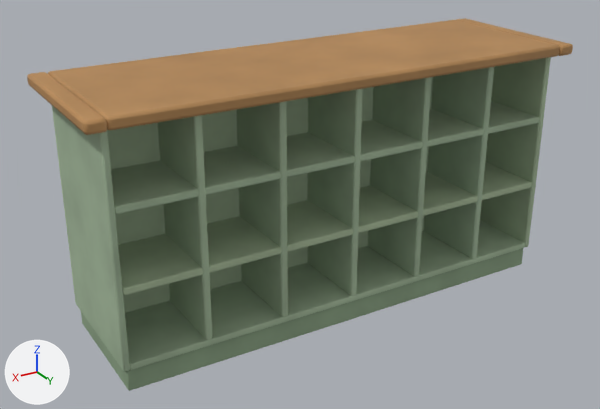
What one commit did to the Blender file assets/models/source/furniture/counter_country.blend.
Both versions are drawn from a camera (50 mm lens) standing at (1.64, 2.58, 1.72) and looking at (0.08, -0.03, 0.42). Every picture has the same lights, and +X, +Y and +Z are marked at lower left. The older version comes first.

Names of what the first picture shows: 'Innenleben', 'Korpus', 'Platte', 'Sockel', 'Würfelregal'.
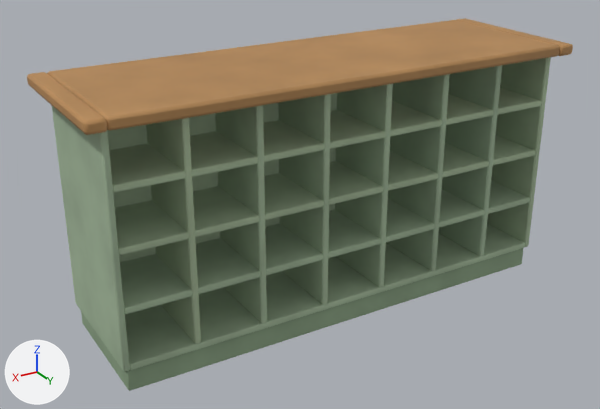
Pixel boxes (x1, y1, x2, y2) of what changed, in the pictures (600 x 409 px; the box of a moved part takes in the faces that stretch with it):
'Würfelregal', reshaped
    before: (107, 67, 539, 340)
    after: (107, 65, 541, 344)
part 1 of me_würfelregal, moved or reshaped
    before: (111, 101, 539, 214)
    after: (120, 180, 530, 314)
part 2 of me_würfelregal, added (green)
    after: (115, 135, 535, 255)
part 3 of me_würfelregal, added (green)
    after: (109, 88, 541, 193)
part 4 of me_würfelregal, moved or reshaped
    before: (118, 67, 532, 340)
    after: (146, 65, 502, 344)

What changed in the scene script:
```text
Change me_würfelregal:
    used by ob_würfelregal; location = (0.0, 0.0, 0.0)
    remove me_würfelregal.from_pydata(...)  # 192 vertices, 176 faces; spans x -0.92..0.92, y -0.1..0.25, z 0.11..0.96
    add me_würfelregal.from_pydata(...)  # 236 vertices, 216 faces; spans x -0.92..0.92, y -0.1..0.25, z 0.11..0.96
    me_würfelregal part 1: the loose piece of 28 vertices spanning x -0.92..0.92, y -0.08..0.25, z 0.67..0.69 is moved by (0.0, 0.0, -0.36)
    me_würfelregal part 2: the loose piece of 28 vertices spanning x -0.92..0.92, y -0.08..0.25, z 0.67..0.69 is copied, and the copy is moved by (0.0, 0.0, -0.14); it spans x -0.92..0.92, y -0.08..0.25, z 0.52..0.55
    me_würfelregal part 3: the loose piece of 28 vertices spanning x -0.92..0.92, y -0.08..0.25, z 0.67..0.69 is copied, and the copy is moved by (0.0, 0.0, 0.07); it spans x -0.92..0.92, y -0.08..0.25, z 0.74..0.77
    me_würfelregal part 4
    20 vertices are removed from x -0.92..0.61, y -0.08..0.25, z 0.38..0.4
    30 faces are deleted
    10 vertices in x -0.32..-0.3, y -0.08..0.25, z 0.11..0.96 move by (-0.09, 0.0, 0.0)
    10 vertices in x 0.6..0.63, y -0.08..0.25, z 0.11..0.96 move by (-0.22, 0.0, 0.0)
    8 vertices in x -0.01, y -0.08..0.25, z 0.11..0.96 move by (-0.14, 0.0, 0.0)
    8 vertices in x 0.3, y -0.08..0.25, z 0.11..0.96 move by (-0.18, 0.0, 0.0)
    8 vertices in x 0.32, y -0.08..0.25, z 0.11..0.96 move by (-0.17, 0.0, 0.0)
    7 vertices in x -0.63, y -0.08..0.25, z 0.11..0.96 move by (-0.05, 0.0, 0.0)
    38 vertices move from x -0.63..0.92, y -0.08..0.25, z 0.11..0.96 to x -0.68..0.68, y -0.08..0.25, z 0.11..0.96
    8 vertices are added at x 0.65..0.68, y -0.08..0.25, z 0.39..0.96
    18 new faces join them
```
